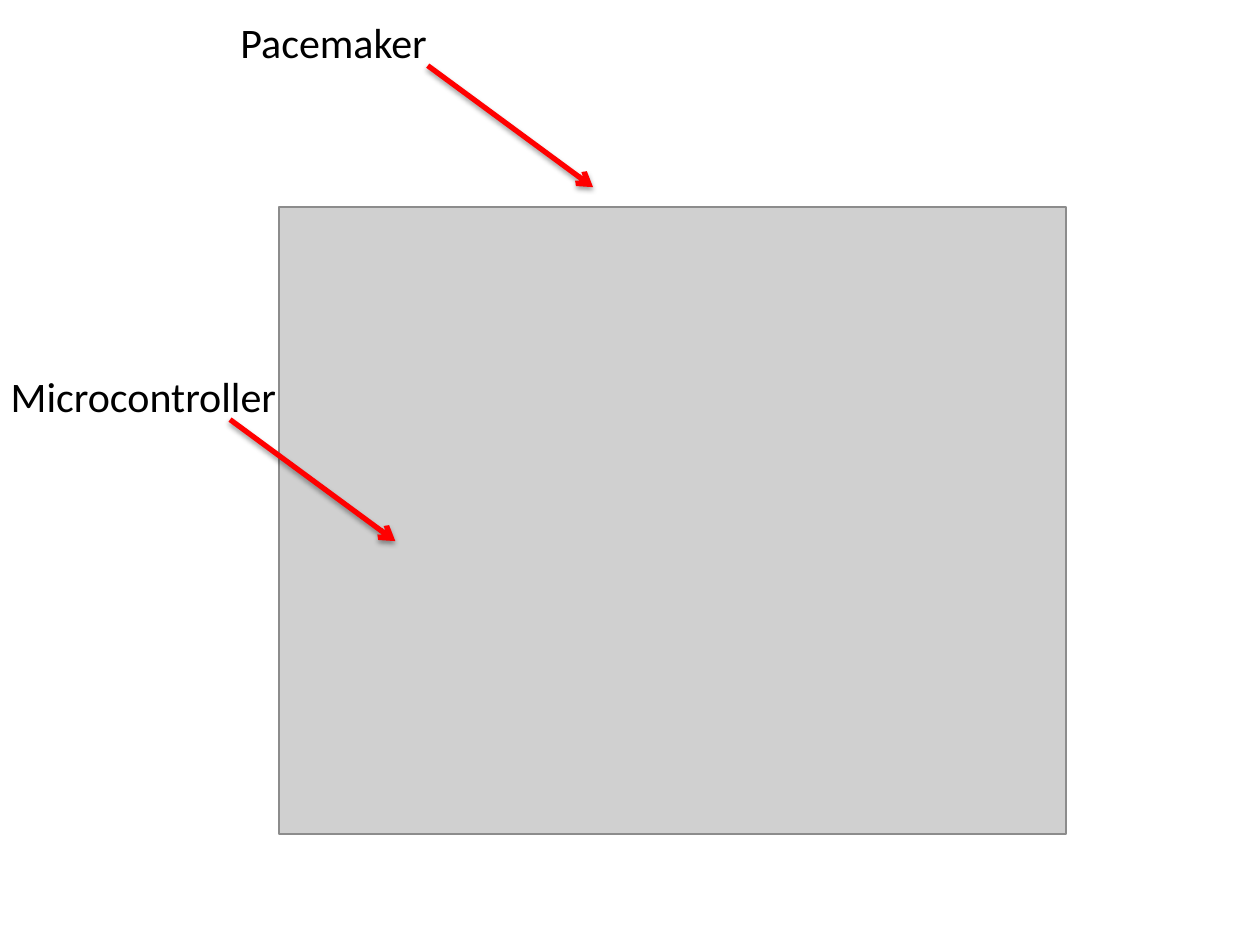
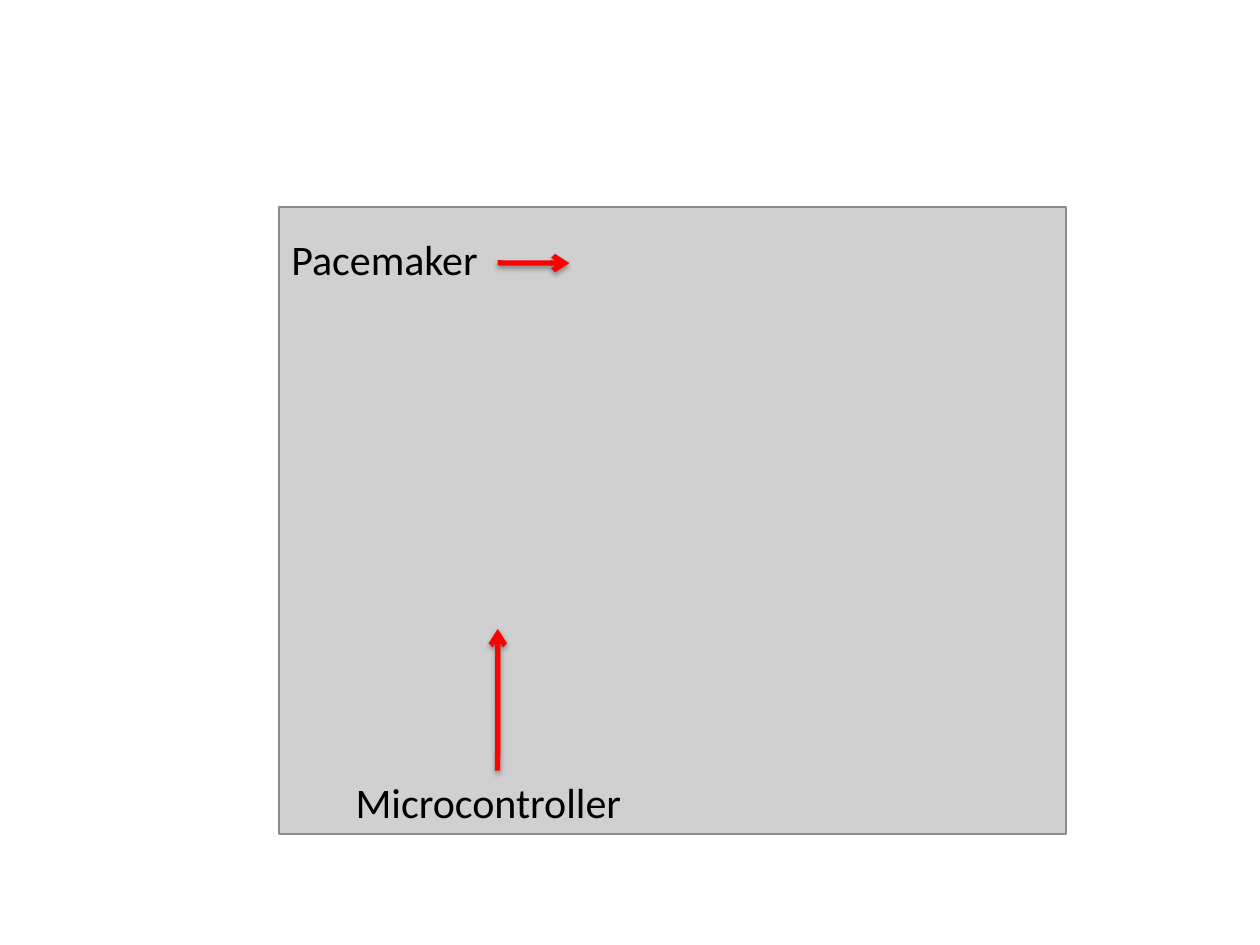
Before and after one commit to mlab-upenn/VHM-EMBC15, a slide deck: slide 1 of paper/figures/HOCannotated.pptx. Drawn at 1260x945 pixels with LibreOffice and Linux fonts; fonts in the diff are those of the drawing; grey boxes stand for pictures. Boxes give left, top, right and bottom in pixels: in the first picture for what was removed or moved away, otherwise in the second. Text is boxed around its words. In the diff, an @@ line names an element or a change of style, - is before the commit and + after.

```diff
--- a/paper/figures/HOCannotated.pptx
+++ b/paper/figures/HOCannotated.pptx
@@ text "Pacemaker" moved from (x1=240, y1=28, x2=426, y2=59) to (x1=291, y1=246, x2=477, y2=276) @@
@@ arrow moved from (428, 66) - (593, 188) to (498, 263) - (570, 263) @@
@@ arrow moved from (231, 420) - (396, 541) to (498, 771) - (498, 629) @@
@@ text "Microcontroller" rewrapped from (x1=11, y1=382, x2=276, y2=423) to (x1=356, y1=789, x2=621, y2=819) @@
```
Also in this commit, not shown: 5 other files.
